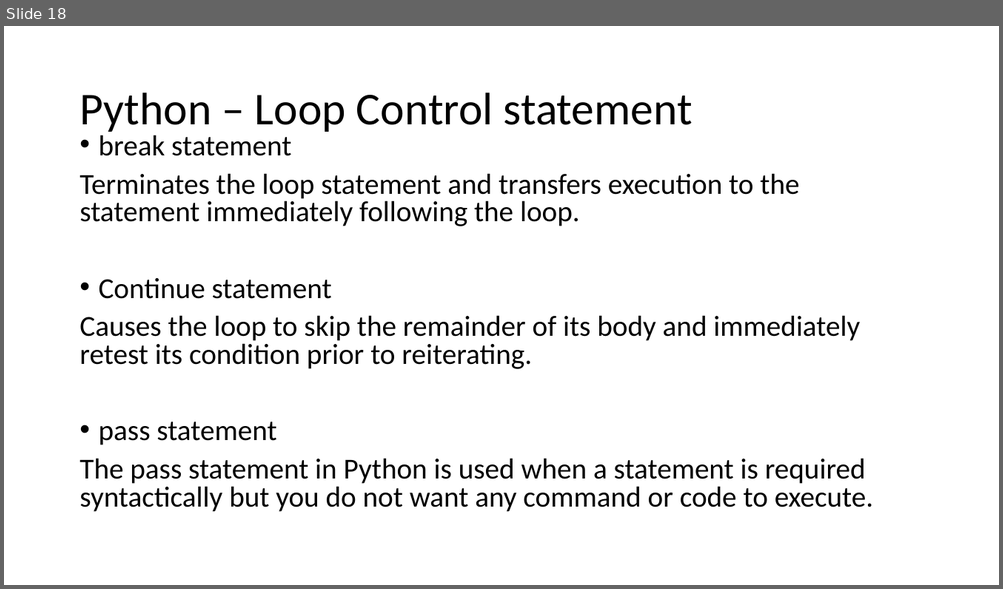
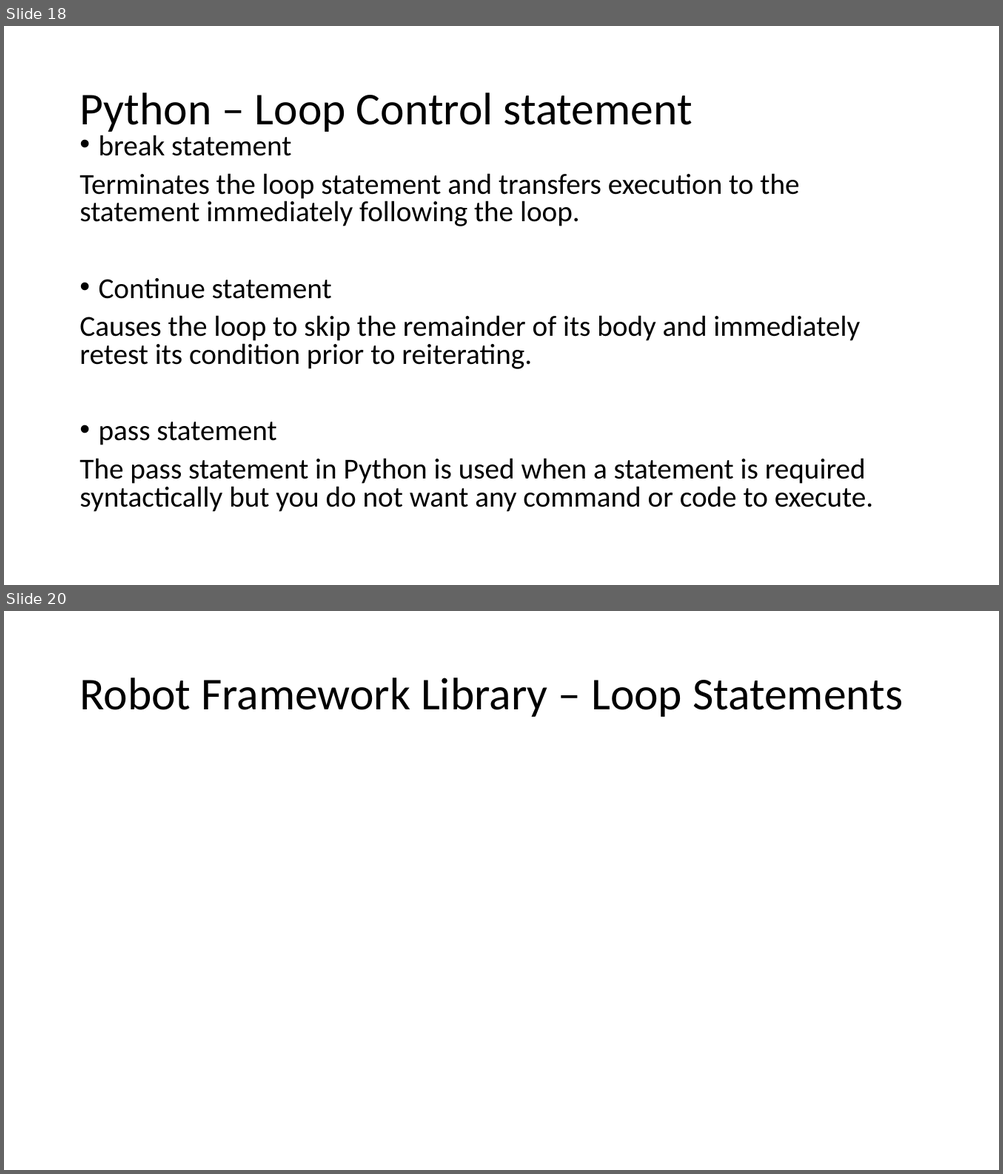
Before and after one commit to bhajojo/PythonTraining, a slide deck: Day_3_Training.pptx. Shown one above the other, each under a label of ours: slide 18 before the commit, slides 18 and 20 after it; the slides between them are not shown. The pictures are 1003x589 and 1003x1174 pixels, drawn with LibreOffice and Linux fonts; fonts in the diff are those of the drawing. Boxes give left, top, right and bottom in pixels: in the first picture for what was removed or moved away, otherwise in the second. Text is boxed around its words. In the diff, an @@ line names an element or a change of style, - is before the commit and + after.

```diff
--- a/Day_3_Training.pptx
+++ b/Day_3_Training.pptx
@@ slide 20 added at (4, 611, 999, 1170), background #FFFFFF @@
@@ title added at (79, 678, 902, 717), 44 pt, text #000000 @@
+Robot Framework Library – Loop Statements
```
Also in this commit, not shown: 1 other slide added.
